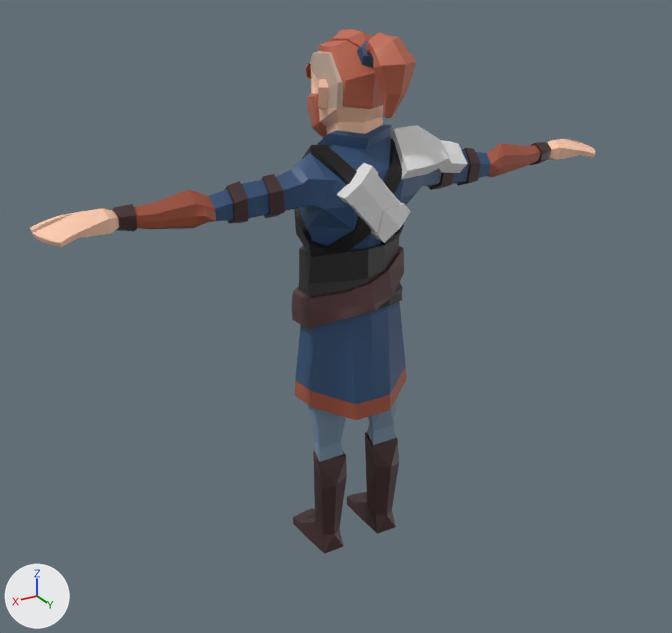
Renders of the glTF model client/models/benji.glb from each side of a commit.
Rendered twice from a 50 mm lens placed at (1.56, 2.51, 2.13), pointed at (0.01, -0.07, 0.84). Every picture has the same lights, and +X, +Y and +Z are marked at lower left. Where no turn or scale is listed for an object, it has been applied to the vertices. Vertices at the same position are counted once.

Names of what the first picture shows: 'SK_Character_Human_Warrior_Mesh.002', 'SK_Item_SwordHolder_Mesh.001', 'SK_Item_WarriorSholderArmor_Mesh'.
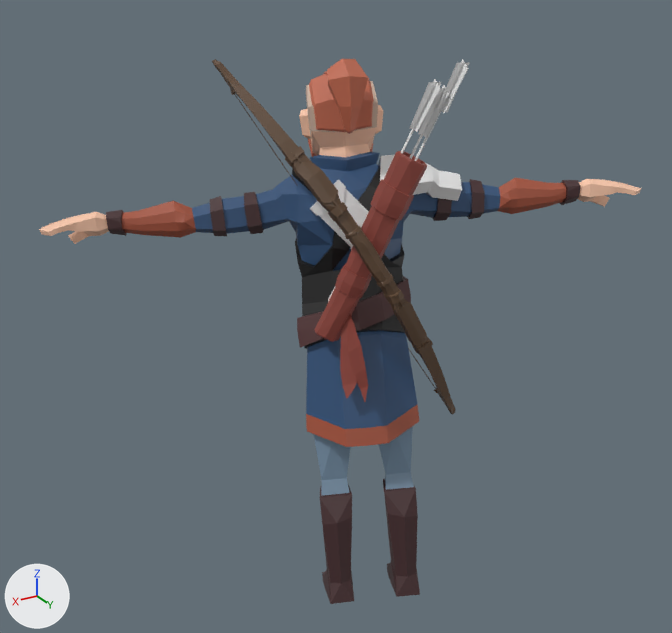
Changed parts and their boxes (x1, y1, x2, y2) in the pictures (672 x 633 px):
```json
{"object": "SK_Character_Human_Warrior_Mesh.002", "change": "reshaped", "before": [30, 29, 595, 554], "after": [39, 59, 641, 604], "on screen": "7% wider"}
{"object": "quiver", "change": "added", "after": [314, 59, 469, 402], "faces in mat_quiver (red #8f453b)": [314, 151, 427, 402], "faces in mat_arrow (white #e7e7e7)": [328, 59, 469, 301]}
{"object": "bow", "change": "added", "after": [212, 59, 456, 415], "on screen": "brown"}
{"object": "SK_Item_WarriorSholderArmor_Mesh", "change": "reshaped", "before": [389, 125, 467, 179], "after": [378, 155, 462, 201]}
{"object": "SK_Item_SwordHolder_Mesh.001", "change": "reshaped", "before": [337, 163, 411, 243], "after": [310, 180, 369, 249]}
```

The change, as JSON lines over the scene's bpy script:
```json
{"op": "add", "block": "mat_arrow", "code": ["mat_arrow = principled_material('Arrow')", "mat_arrow.base_color = (0.8, 0.8, 0.8)  # white #e7e7e7"]}
{"op": "add", "block": "mat_quiver", "code": ["mat_quiver = principled_material('Quiver')", "mat_quiver.base_color = (0.274, 0.0593, 0.0438)  # red #8f453b"]}
{"op": "add", "block": "mat_bow", "code": ["mat_bow = principled_material('Bow')", "mat_bow.base_color = (0.11, 0.0604, 0.0305)  # brown #5d4631"]}
{"block": "me_sk_character_human_warrior_mesh_002mesh", "where": "me_sk_character_human_warrior_mesh_002mesh.from_pydata(...)  # 931 vertices, 1748 faces; spans x -1.02..1.03, y -0.12..0.29, z -0.01..1.82"}
{"block": "me_sk_character_human_warrior_mesh_002mesh", "where": "# used by ob_sk_character_human_warrior_mesh_002; location = (0.0, 0.0, 0.0)"}
{"block": "me_sk_character_human_warrior_mesh_002mesh", "change": "me_sk_character_human_warrior_mesh_002mesh part 1: the whole mesh is multiplied about its middle by the matrix ((0.908, 0.409, -0.092), (-0.418, 0.862, -0.287), (-0.038, 0.298, 0.954)), then moved by (0.01, 0.0, -0.09)"}
{"block": "me_sk_item_swordholder_mesh_001mesh", "where": "me_sk_item_swordholder_mesh_001mesh.from_pydata(...)  # 51 vertices, 98 faces; spans x -0.103..0.141, y 0.137..0.211, z 1.184..1.436"}
{"block": "me_sk_item_swordholder_mesh_001mesh", "where": "# used by ob_sk_item_swordholder_mesh_001; location = (0.0, 0.0, 0.0)"}
{"block": "me_sk_item_swordholder_mesh_001mesh", "change": "me_sk_item_swordholder_mesh_001mesh part 2: the whole mesh is multiplied about its middle by the matrix ((0.908, 0.409, -0.092), (-0.418, 0.862, -0.287), (-0.038, 0.298, 0.954)), then moved by (0.012, -0.135, -0.082)"}
{"block": "me_sk_item_warriorsholderarmor_meshmesh", "where": "me_sk_item_warriorsholderarmor_meshmesh.from_pydata(...)  # 39 vertices, 74 faces; spans x -0.38..-0.087, y -0.05..0.196, z 1.339..1.511"}
{"block": "me_sk_item_warriorsholderarmor_meshmesh", "where": "# used by ob_sk_item_warriorsholderarmor_mesh; location = (0.0, 0.0, 0.0)"}
{"block": "me_sk_item_warriorsholderarmor_meshmesh", "change": "me_sk_item_warriorsholderarmor_meshmesh part 3: the whole mesh is multiplied about its middle by the matrix ((0.908, 0.409, -0.092), (-0.418, 0.862, -0.287), (-0.038, 0.298, 0.954)), then moved by (-0.017, -0.048, -0.108)"}
{"op": "add", "block": "me_bow_and_arrow", "code": ["me_bow_and_arrow = bpy.data.meshes.new('bow_and_arrow')", "me_bow_and_arrow.from_pydata(...)  # 402 vertices, 592 faces; spans x -0.223..0.185, y 0.053..0.328, z 0.669..1.743", "# faces by material slot: [439, 153]", "me_bow_and_arrow.materials.append(mat_quiver)  # red #8f453b", "me_bow_and_arrow.materials.append(mat_arrow)  # white #e7e7e7"]}
{"op": "add", "block": "me_bow_and_arrow_001", "code": ["me_bow_and_arrow_001 = bpy.data.meshes.new('bow_and_arrow.001')", "me_bow_and_arrow_001.from_pydata(...)  # 528 vertices, 1040 faces; spans x -0.322..0.347, y -0.27..0.3, z 0.481..1.716", "me_bow_and_arrow_001.materials.append(mat_bow)  # brown #5d4631"]}
{"op": "add", "block": "ob_quiver", "code": ["ob_quiver = bpy.data.objects.new('quiver', me_bow_and_arrow)", "ob_quiver.location = (0.0, 0.0, 0.0)"]}
{"op": "add", "block": "ob_bow", "code": ["ob_bow = bpy.data.objects.new('bow', me_bow_and_arrow_001)", "ob_bow.location = (0.0, 0.0, 0.0)"]}
```
